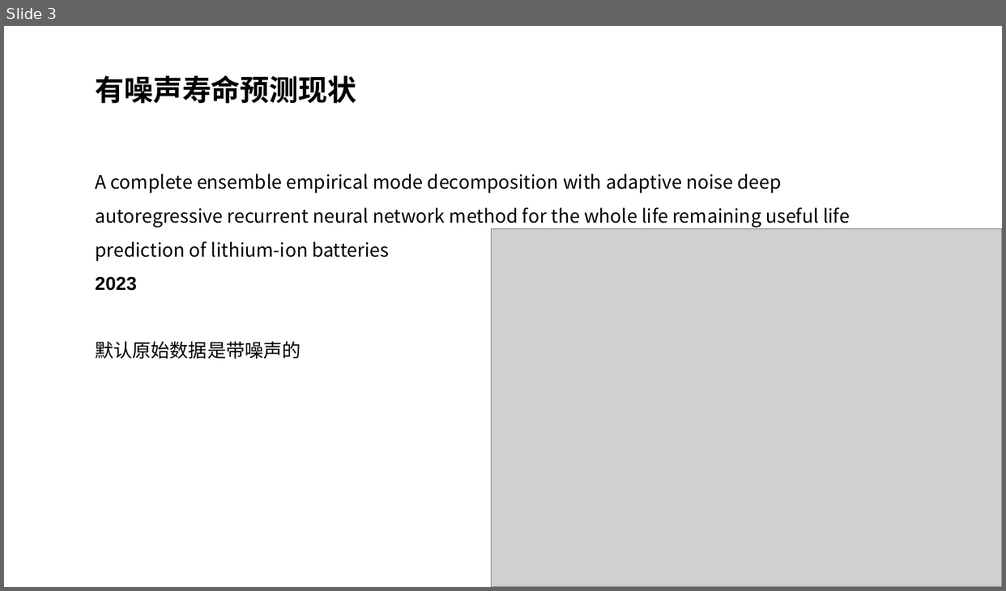
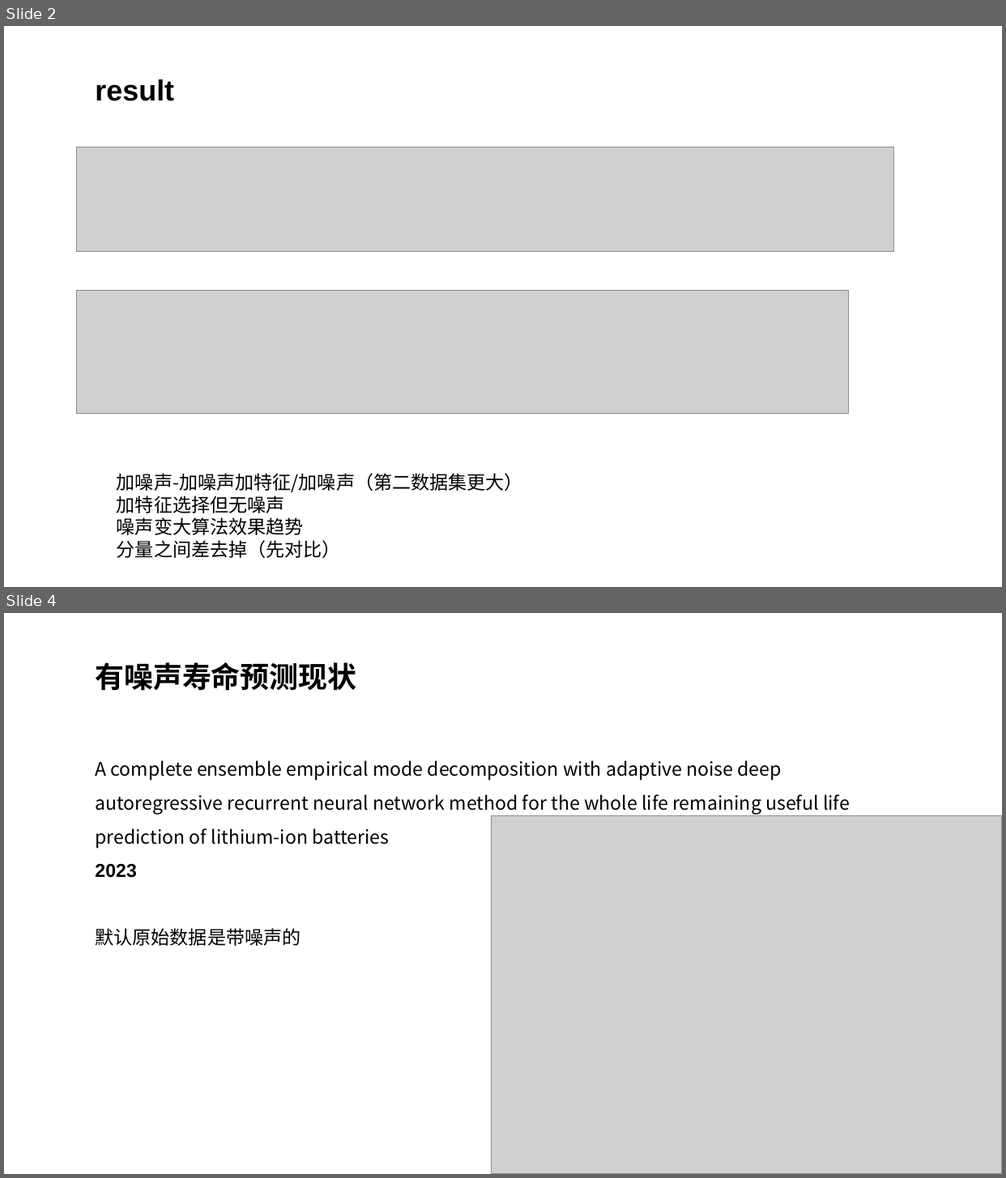
Before and after one commit to lucking666/sys, a slide deck: 卢老师论文汇报/1115汇报.pptx. Shown one above the other, each under a label of ours: slide 3 before the commit, slides 2 and 4 after it; the slides between them are not shown. The pictures are 1006x591 and 1006x1178 pixels, drawn with LibreOffice and Linux fonts; fonts in the diff are those of the drawing; grey boxes stand for pictures. Boxes give left, top, right and bottom in pixels: in the first picture for what was removed or moved away, otherwise in the second. Text is boxed around its words. In the diff, an @@ line names an element or a change of style, - is before the commit and + after.

```diff
--- a/卢老师论文汇报/1115汇报.pptx
+++ b/卢老师论文汇报/1115汇报.pptx
@@ slide 2 added at bbox=[4, 26, 1002, 587], background #FFFFFF @@
@@ text added at bbox=[95, 79, 174, 101], 28 pt, text #000000, bold @@
+result
@@ picture added at bbox=[77, 148, 894, 252] @@
@@ picture added at bbox=[77, 290, 849, 414] @@
@@ text added at bbox=[117, 473, 523, 558], 18 pt, text #000000 @@
+加噪声-加噪声加特征/加噪声（第二数据集更大）
+加特征选择但无噪声
+噪声变大算法效果趋势
+分量之间差去掉（先对比）
@@ what was slide 3 is now slide 4 @@
```
Also in this commit, not shown: 2 slides changed, 6 other slides added, 7 slides removed, 24 other files.
